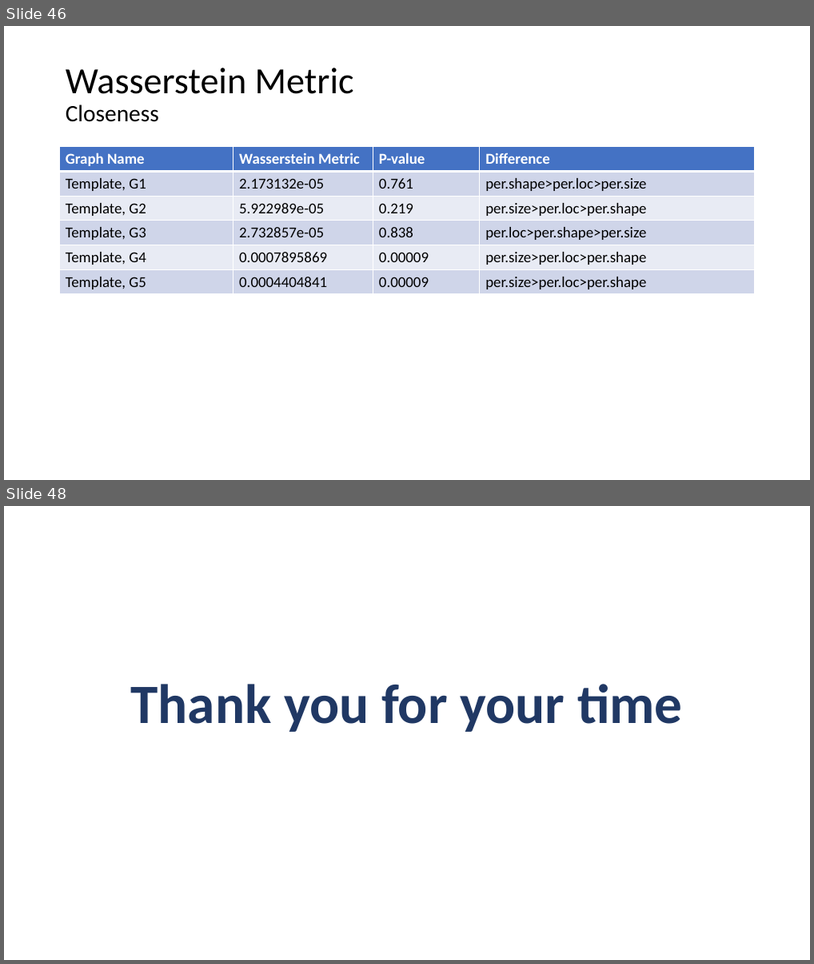
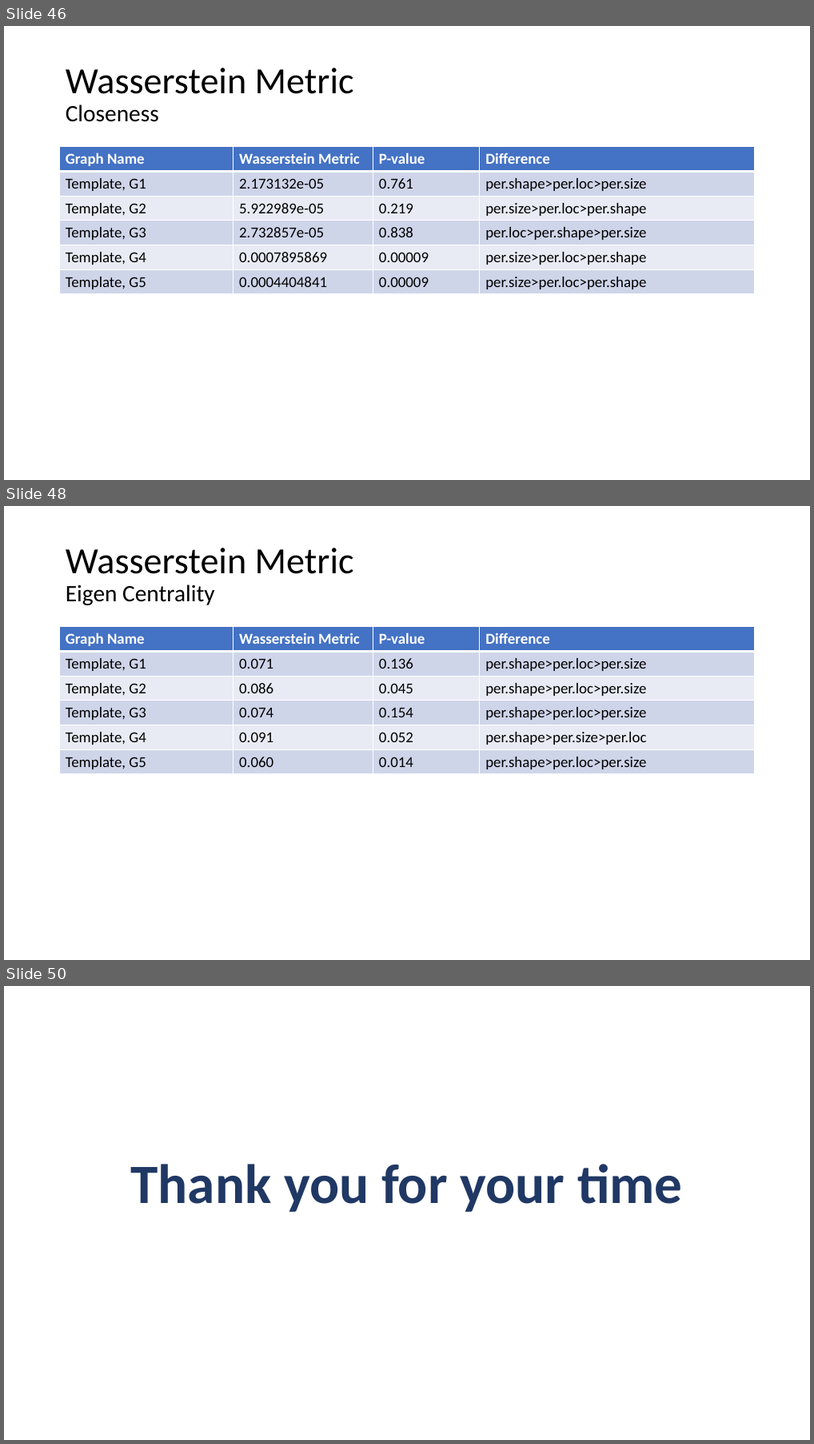
Before and after one commit to AtrayeeNeog/Visualization_2019-20, a slide deck: Documentation/Presentation/Project_Presentation_v2.pptx. Shown one above the other, each under a label of ours: slides 46 and 48 before the commit, slides 46, 48 and 50 after it; the slides between them are not shown. The pictures are 814x964 and 814x1444 pixels, drawn with LibreOffice and Linux fonts; fonts in the diff are those of the drawing. Boxes give left, top, right and bottom in pixels: in the first picture for what was removed or moved away, otherwise in the second. Text is boxed around its words. In the diff, an @@ line names an element or a change of style, - is before the commit and + after.

Commit message:
Metrics Test done

```diff
--- a/Documentation/Presentation/Project_Presentation_v2.pptx
+++ b/Documentation/Presentation/Project_Presentation_v2.pptx
@@ slide 48 added at (4, 506, 810, 960), background #FFFFFF @@
@@ title added at (66, 548, 354, 605), 44 pt, text #000000 @@
+Wasserstein Metric
+Eigen Centrality
@@ table added at (60, 627, 755, 774), 6 rows, 4 columns @@
+Graph Name | Wasserstein Metric | P-value | Difference
+Template, G1 | 0.071 | 0.136 | per.shape>per.loc>per.size
+Template, G2 | 0.086 | 0.045 | per.shape>per.loc>per.size
+Template, G3 | 0.074 | 0.154 | per.shape>per.loc>per.size
+Template, G4 | 0.091 | 0.052 | per.shape>per.size>per.loc
+Template, G5 | 0.060 | 0.014 | per.shape>per.loc>per.size
@@ what was slide 48 is now slide 50 @@
```
Also in this commit, not shown: 2 slides changed, 1 other slide added, 1 other file.
